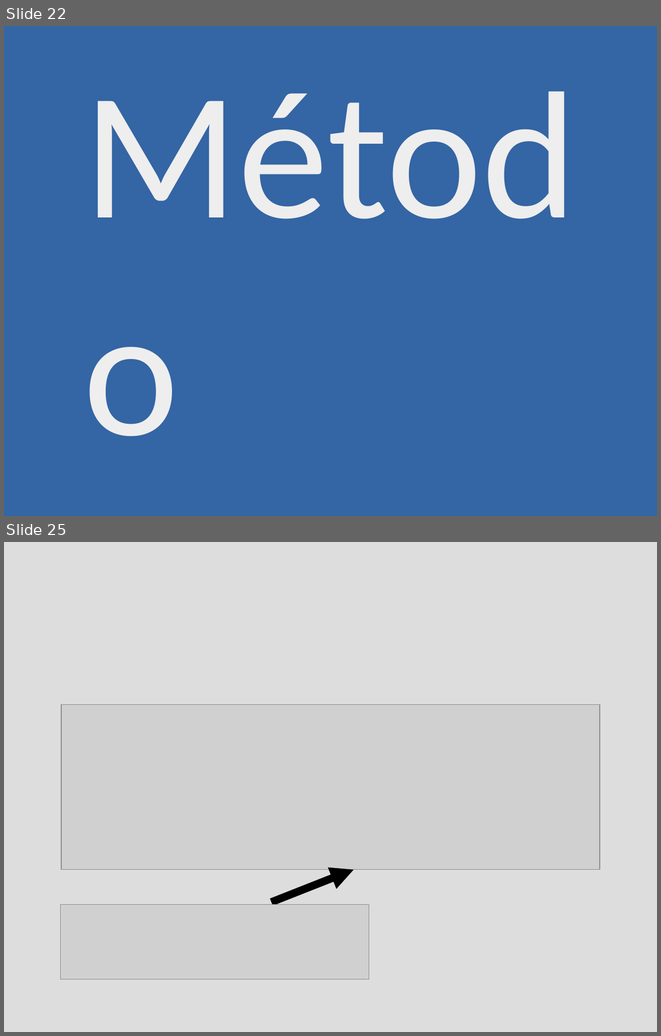
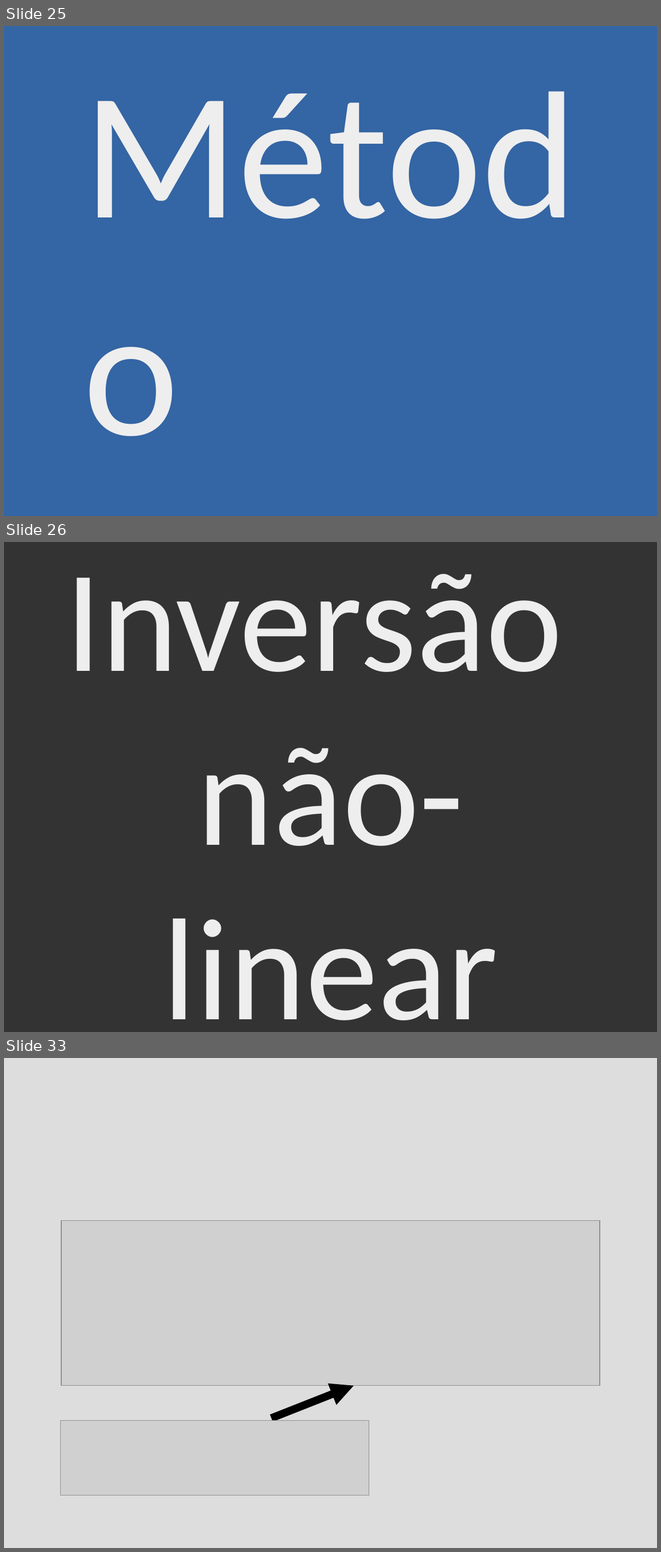
Before and after one commit to leouieda/seminario-on-2015, a slide deck: seminario-2015-leonardo-uieda.odp. Shown one above the other, each under a label of ours: slides 22 and 25 before the commit, slides 25, 26 and 33 after it; the slides between them are not shown. The pictures are 661x1036 and 661x1552 pixels, drawn with LibreOffice and Linux fonts; fonts in the diff are those of the drawing; grey boxes stand for pictures. Boxes give left, top, right and bottom in pixels: in the first picture for what was removed or moved away, otherwise in the second. Text is boxed around its words. In the diff, an @@ line names an element or a change of style, - is before the commit and + after.

```diff
--- a/seminario-2015-leonardo-uieda.odp
+++ b/seminario-2015-leonardo-uieda.odp
@@ slide 26 added at [4, 542, 657, 1032], background #333333 @@
@@ title added at [65, 574, 563, 1020], 160 pt, text #EEEEEE @@
+Inversão
+não-linear
@@ what was slide 22 is now slide 25 @@
@@ what was slide 25 is now slide 33 @@
```
Also in this commit, not shown: 6 slides changed, 8 other slides added, 1 slide removed, 2 other files.
